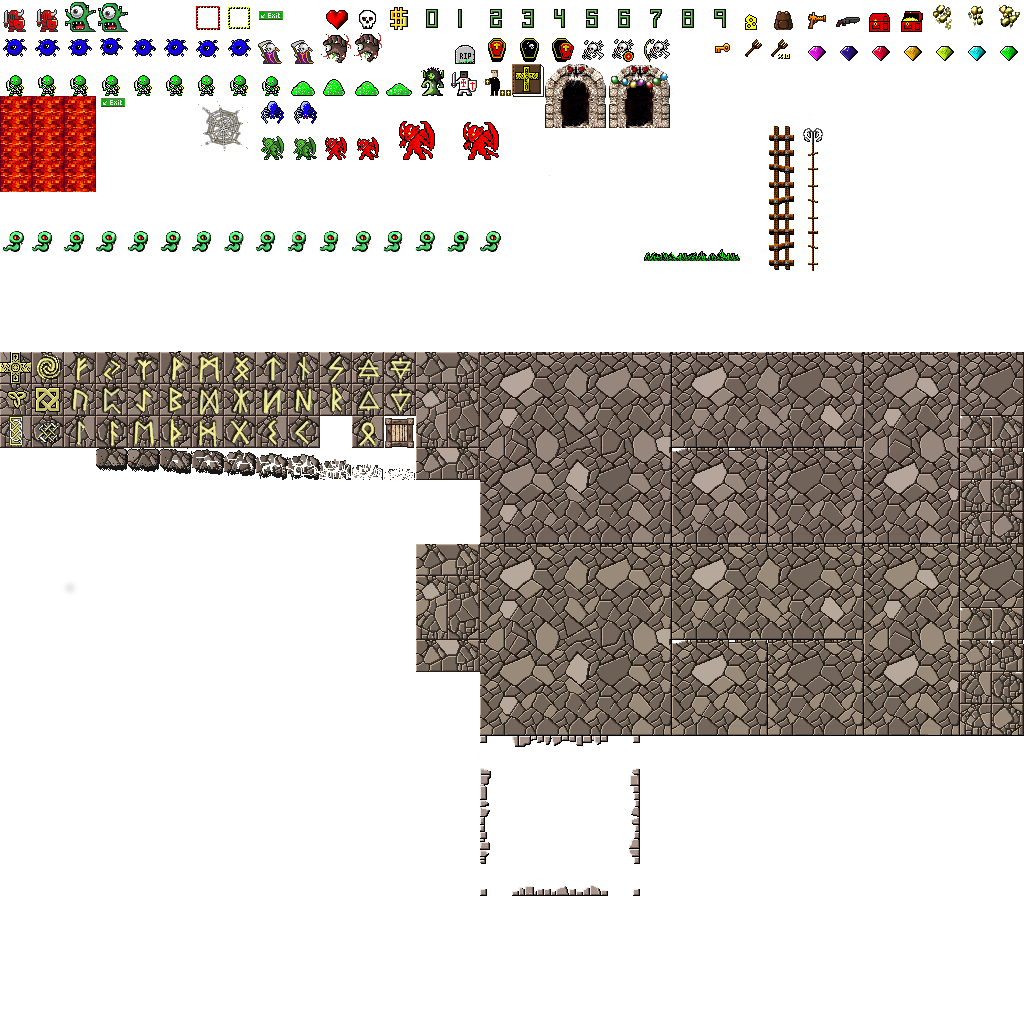
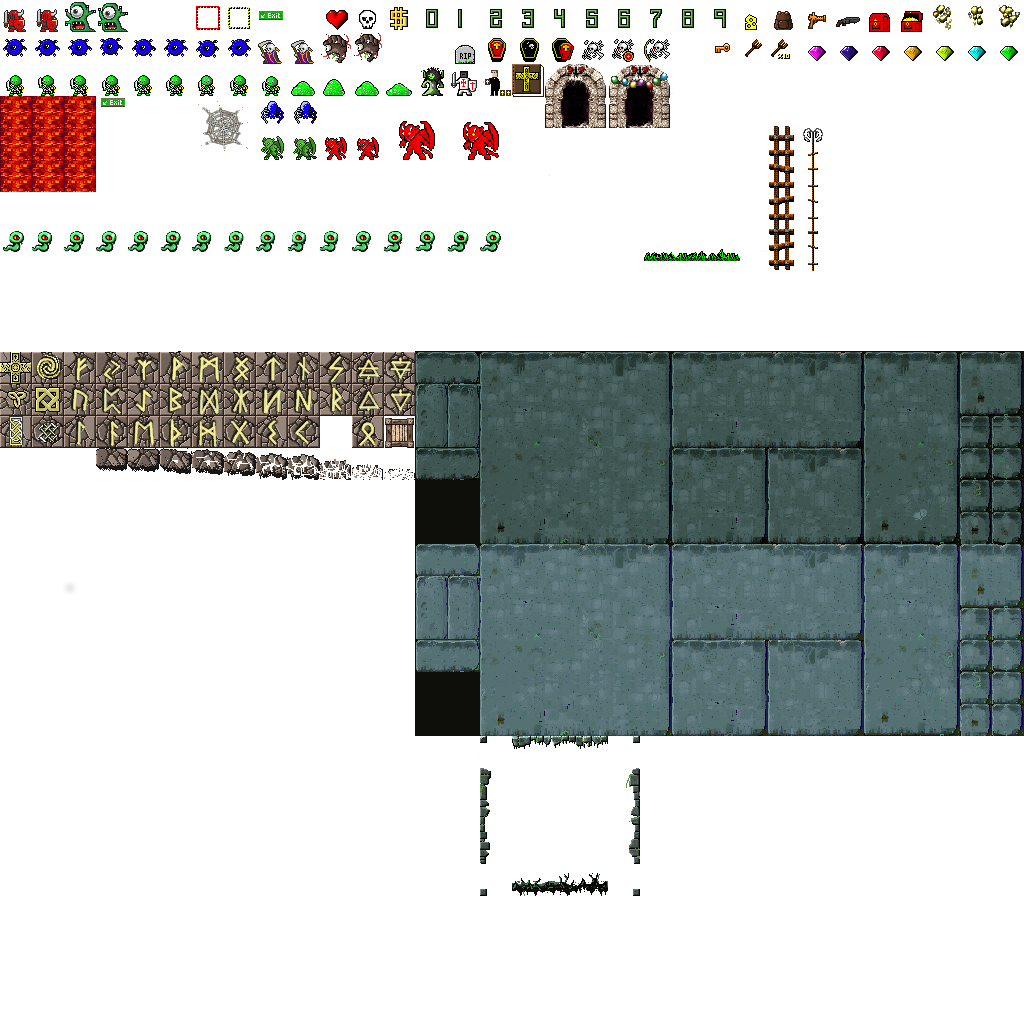
Revision of a layered 1024 x 1024 image; what changed, layer by layer:
painted on "r" over [416, 352, 1024, 896]
added layer "Layer #2" above "Layer #1" over [415, 351, 1024, 736]
